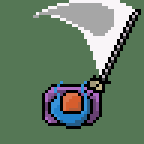
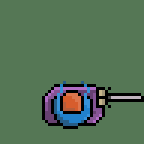
Layer changes from the first (144, 144) image to the second:
hid "5" over (33, 0, 141, 129)
showed "1.1" over (42, 21, 144, 129)
